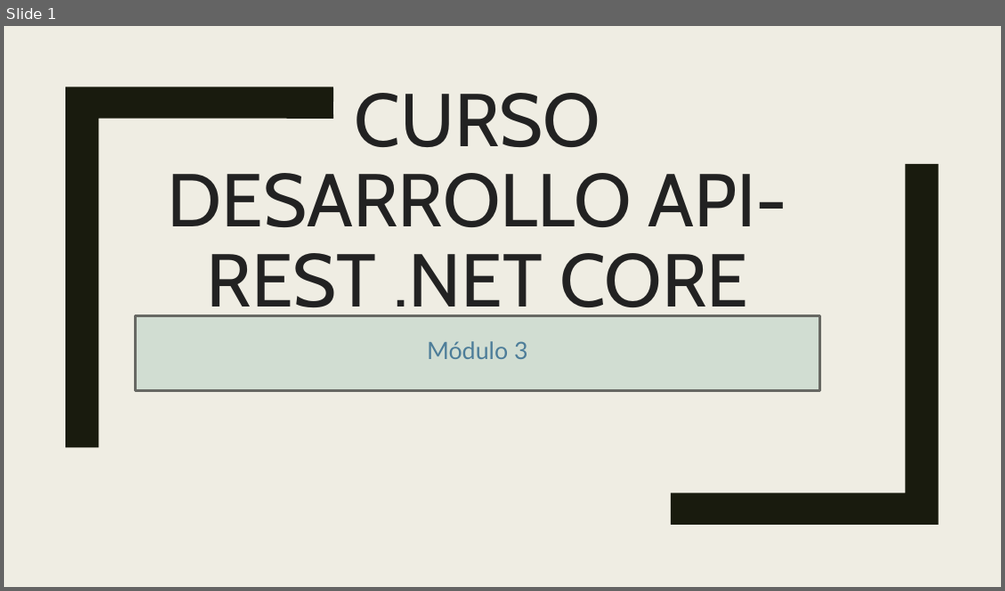
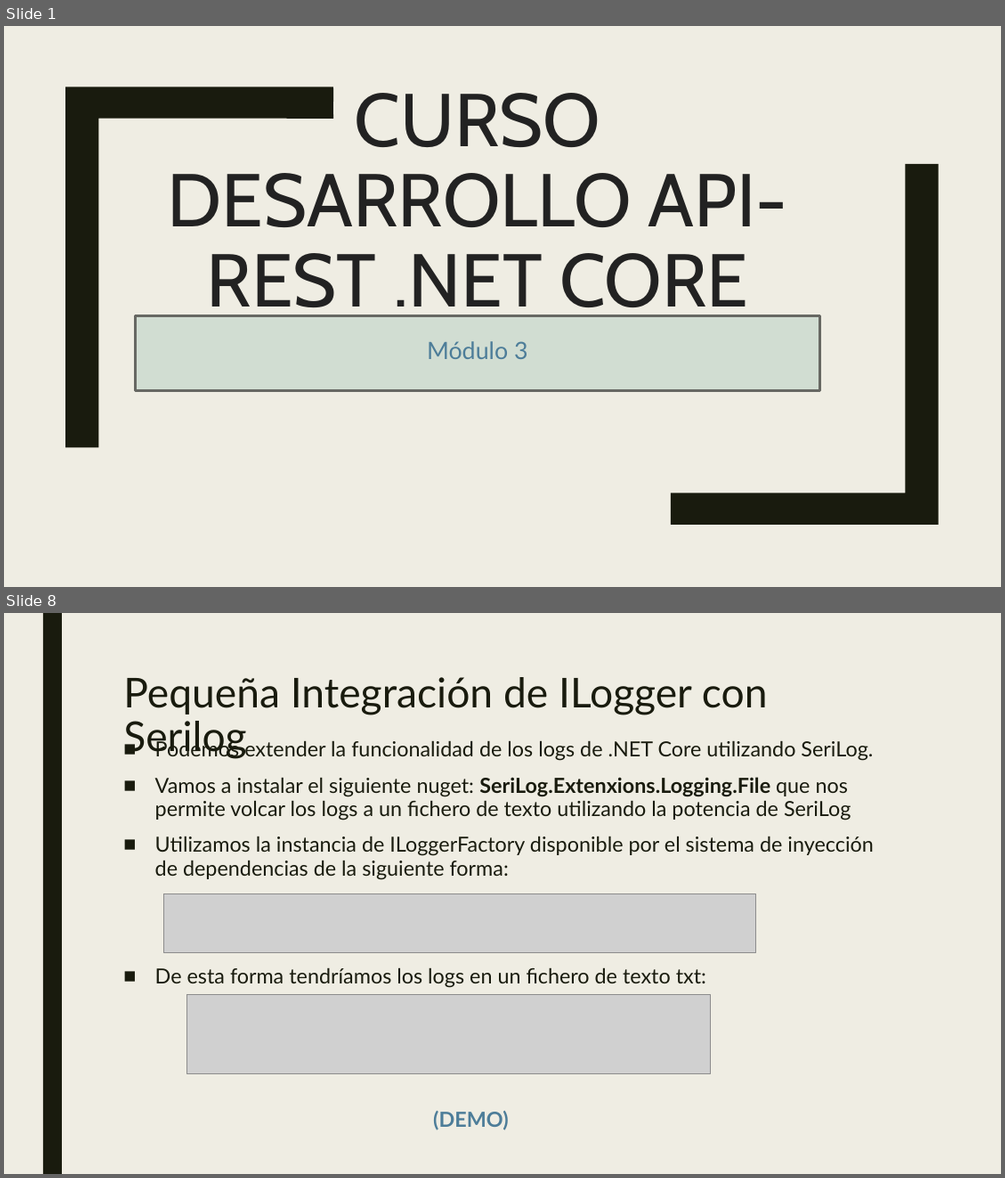
Before and after one commit to dadjh85/Demo3-Curso-.NetCore3.1, a slide deck: doc/Demo3- Curso .NET Core.pptx. Shown one above the other, each under a label of ours: slide 1 before the commit, slides 1 and 8 after it; the slides between them are not shown. The pictures are 1005x591 and 1005x1178 pixels, drawn with LibreOffice and Linux fonts; fonts in the diff are those of the drawing; grey boxes stand for pictures. Boxes give left, top, right and bottom in pixels: in the first picture for what was removed or moved away, otherwise in the second. Text is boxed around its words. In the diff, an @@ line names an element or a change of style, - is before the commit and + after.

```diff
--- a/doc/Demo3- Curso .NET Core.pptx
+++ b/doc/Demo3- Curso .NET Core.pptx
@@ slide 8 added at <box>4,613,1001,1174</box>, background #EFEDE3 @@
@@ rectangle added at <box>43,613,62,1174</box>, fill #191B0E @@
@@ title added at <box>123,677,768,759</box>, 39.6 pt, text #191B0E @@
+Pequeña Integración de ILogger con Serilog
@@ text added at <box>155,738,873,1130</box>, 20 pt, text #191B0E @@
+■ Podemos extender la funcionalidad de los logs de .NET Core utilizando SeriLog.
+■ Vamos a instalar el siguiente nuget: SeriLog.Extenxions.Logging.File que nos permite volcar los logs a un fichero de texto utilizando la potencia de SeriLog
+■ Utilizamos la instancia de ILoggerFactory disponible por el sistema de inyección de dependencias de la siguiente forma:
+■ De esta forma tendríamos los logs en un fichero de texto txt:
+(DEMO)
@@ picture added at <box>164,893,756,952</box> @@
@@ picture added at <box>187,995,711,1074</box> @@
```
Also in this commit, not shown: 1 slide changed, 6 other slides added, 9 other files.
